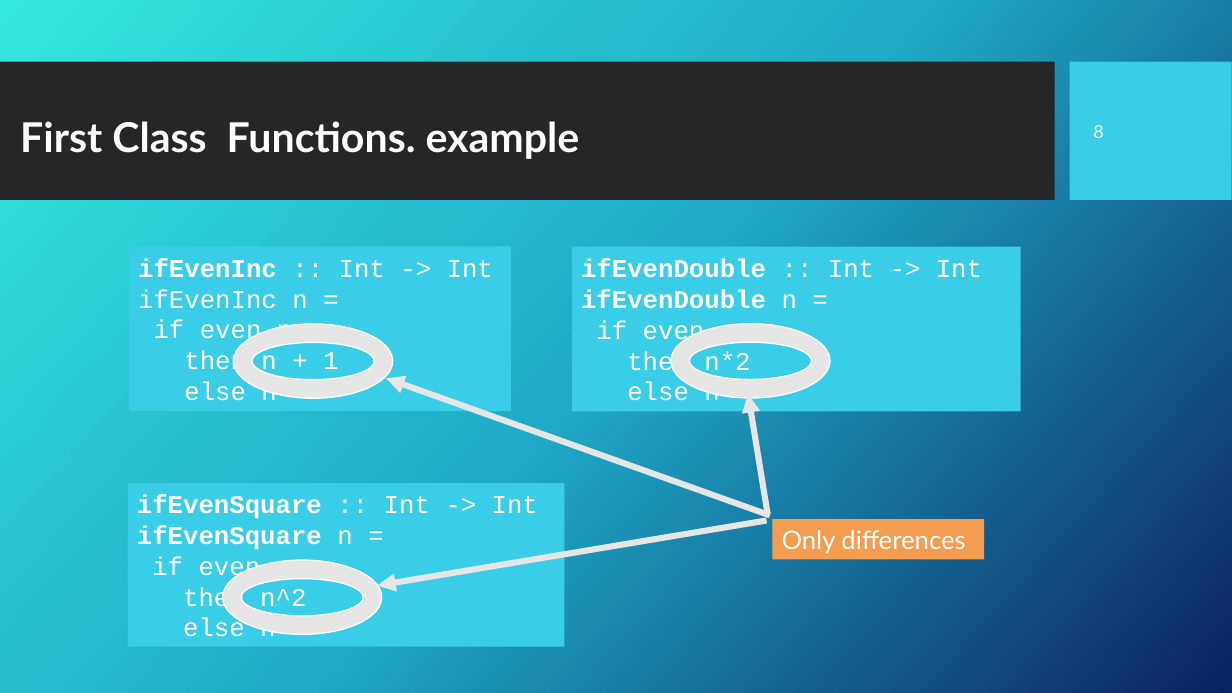
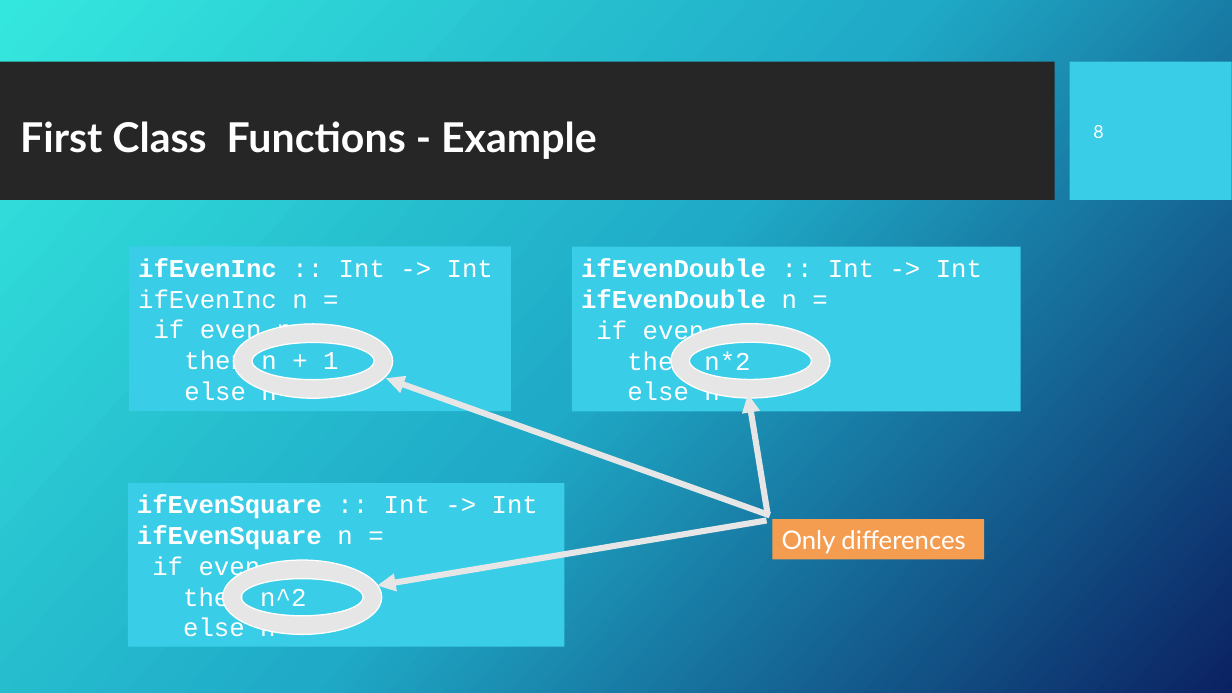
Before and after one commit to Fun-Prog-26/fun-prog-26, a slide deck: slide 9 of topic04-functions-and-lambda-calculus/unit-04a-lectures/talk-3/c-first-class.pptx. Drawn at 1232x693 pixels with LibreOffice and Linux fonts; fonts in the diff are those of the drawing; background and template pictures are left out. Boxes give left, top, right and bottom in pixels: in the first picture for what was removed or moved away, otherwise in the second. Text is boxed around its words. In the diff, an @@ line names an element or a change of style, - is before the commit and + after.

```diff
--- a/topic04-functions-and-lambda-calculus/unit-04a-lectures/talk-3/c-first-class.pptx
+++ b/topic04-functions-and-lambda-calculus/unit-04a-lectures/talk-3/c-first-class.pptx
@@ title at [20, 121, 597, 159]: text changed @@
-First Class Functions. example
+First Class Functions - Example
```
Also in this commit, not shown: 1 other slide changed, 11 other files.
